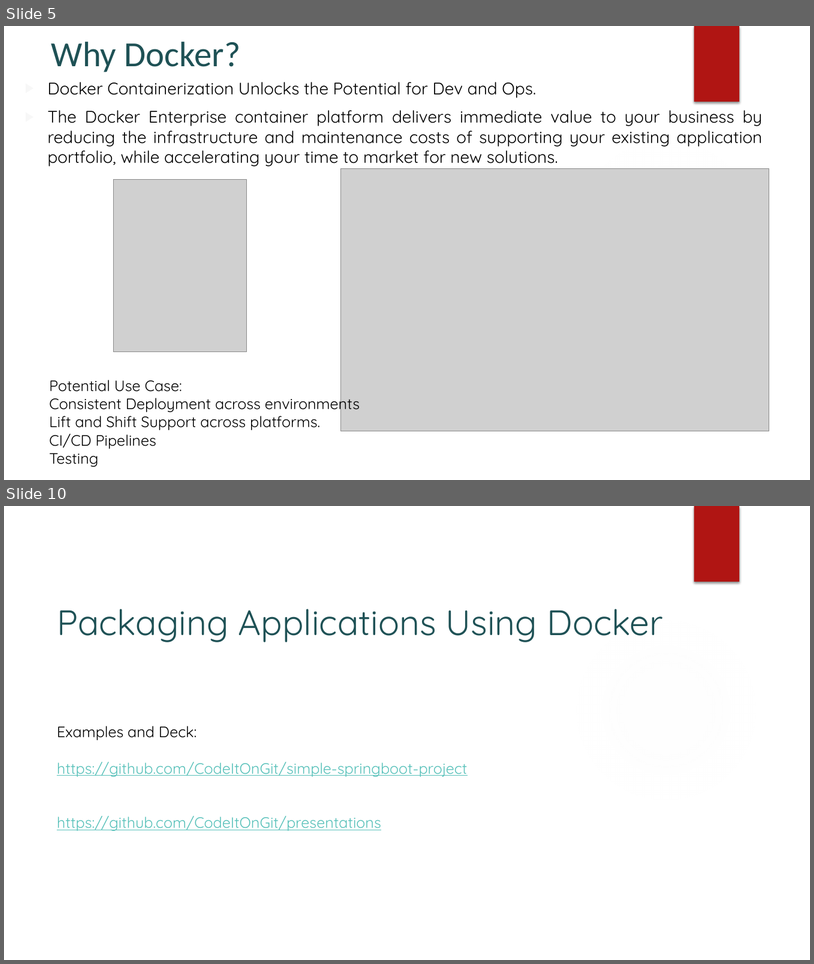
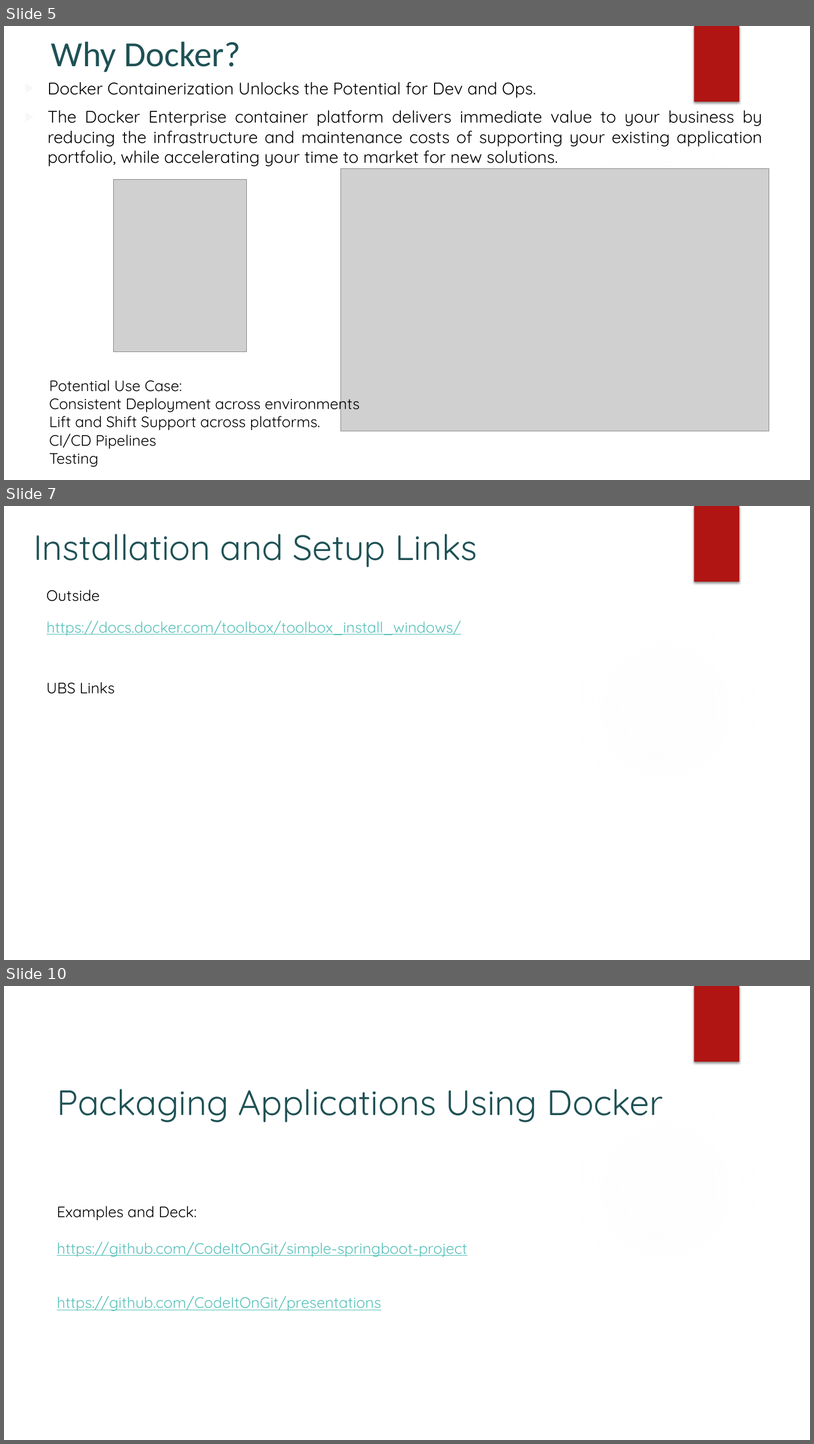
Before and after one commit to CodeItOnGit/presentations, a slide deck: DockerSeries/Part1-Fundamentals/Docker Fundamentals.pptx. Shown one above the other, each under a label of ours: slides 5 and 10 before the commit, slides 5, 7 and 10 after it; the slides between them are not shown. The pictures are 814x964 and 814x1444 pixels, drawn with LibreOffice and Linux fonts; fonts in the diff are those of the drawing; grey boxes stand for pictures; background and template pictures are left out. Boxes give left, top, right and bottom in pixels: in the first picture for what was removed or moved away, otherwise in the second. Text is boxed around its words. In the diff, an @@ line names an element or a change of style, - is before the commit and + after.

Commit message:
Updated sections on docker container

```diff
--- a/DockerSeries/Part1-Fundamentals/Docker Fundamentals.pptx
+++ b/DockerSeries/Part1-Fundamentals/Docker Fundamentals.pptx
@@ slide 7 added at (4,506,810,960), background #FFFFFF; not listed: 2 template elements that a slide beside it also shows @@
@@ title added at (33,534,477,567), 42 pt, text #1E5155 @@
+Installation and Setup Links
@@ text added at (47,589,100,601), 18 pt, text #000000 @@
+Outside
@@ text added at (47,621,461,636), 18 pt, text #58C1BA, underline @@
+https://docs.docker.com/toolbox/toolbox_install_windows/
@@ text added at (47,682,115,694), 18 pt, text #000000 @@
+UBS Links
```
Also in this commit, not shown: 2 slides changed, 1 other slide added, 2 slides removed.
